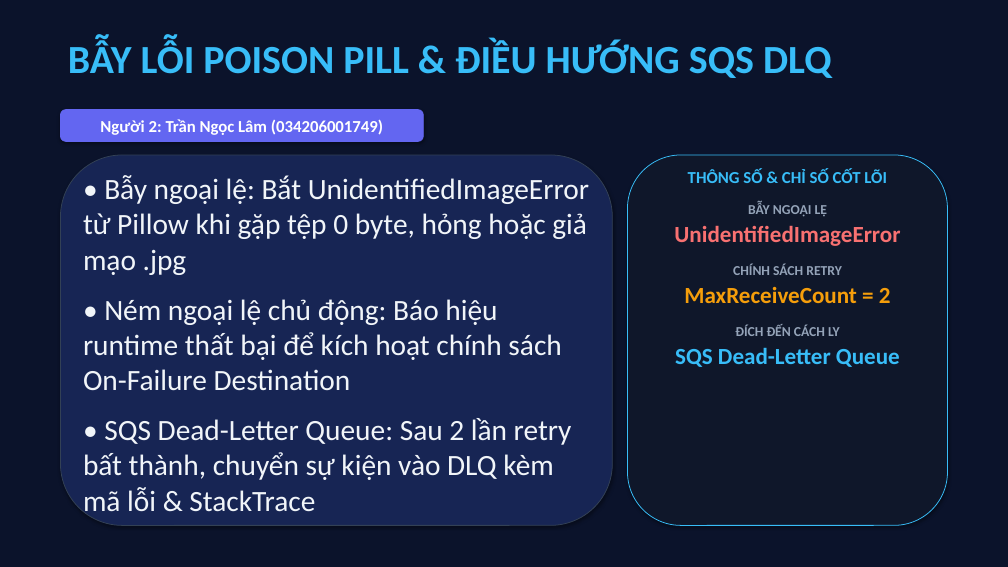
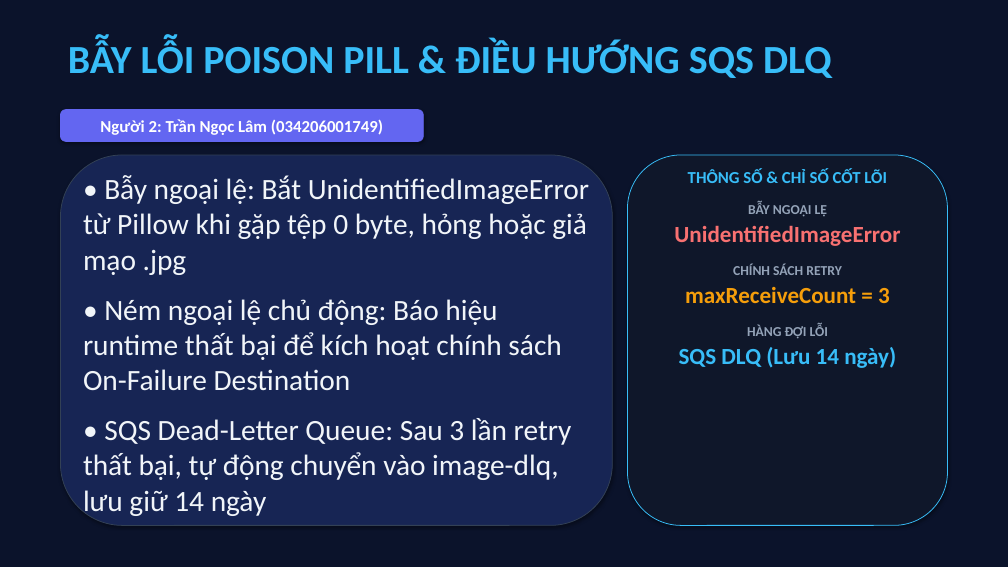
Before and after one commit to datdanghoccode/DTDM_XuLyAnh_Serverless, a slide deck: slide 8 of docs/DTDM_ThuyetTrinh_DeTai9.pptx. Drawn at 1008x567 pixels with LibreOffice and Linux fonts; fonts in the diff are those of the drawing. Boxes give left, top, right and bottom in pixels: in the first picture for what was removed or moved away, otherwise in the second. Text is boxed around its words. In the diff, an @@ line names an element or a change of style, - is before the commit and + after.

```diff
--- a/docs/DTDM_ThuyetTrinh_DeTai9.pptx
+++ b/docs/DTDM_ThuyetTrinh_DeTai9.pptx
@@ text at (679, 287, 896, 368): text changed; text colour #38BDF8 to #F59E0B @@
-MaxReceiveCount = 2
-ĐÍCH ĐẾN CÁCH LY
-SQS Dead-Letter Queue
+maxReceiveCount = 3
+HÀNG ĐỢI LỖI
+SQS DLQ (Lưu 14 ngày)
@@ text at (83, 418, 572, 518): text changed @@
-• SQS Dead-Letter Queue: Sau 2 lần retry bất thành, chuyển sự kiện vào DLQ kèm mã lỗi & StackTrace
+• SQS Dead-Letter Queue: Sau 3 lần retry thất bại, tự động chuyển vào image-dlq, lưu giữ 14 ngày
```
Also in this commit, not shown: 1 other slide changed, 4 slides added, 4 slides removed, 4 other files.
